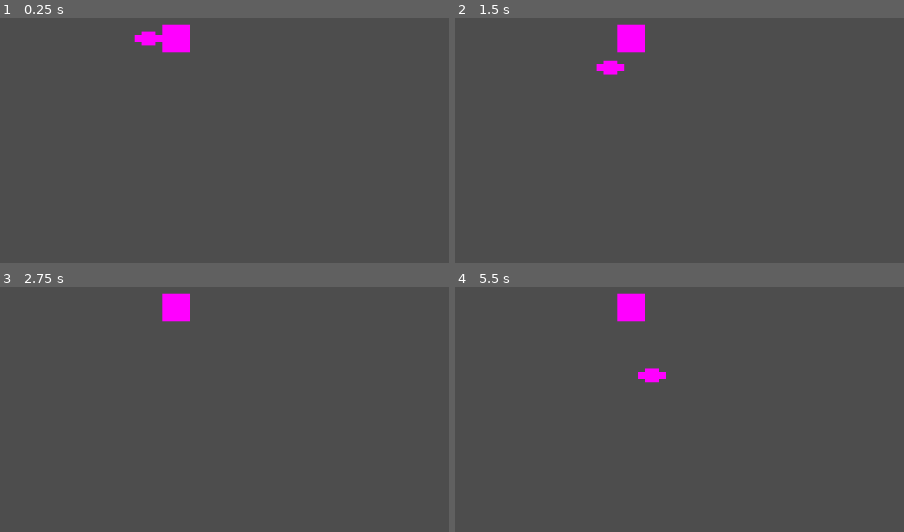
Above: before the commit, frames 1-4 (two rows, left to right).
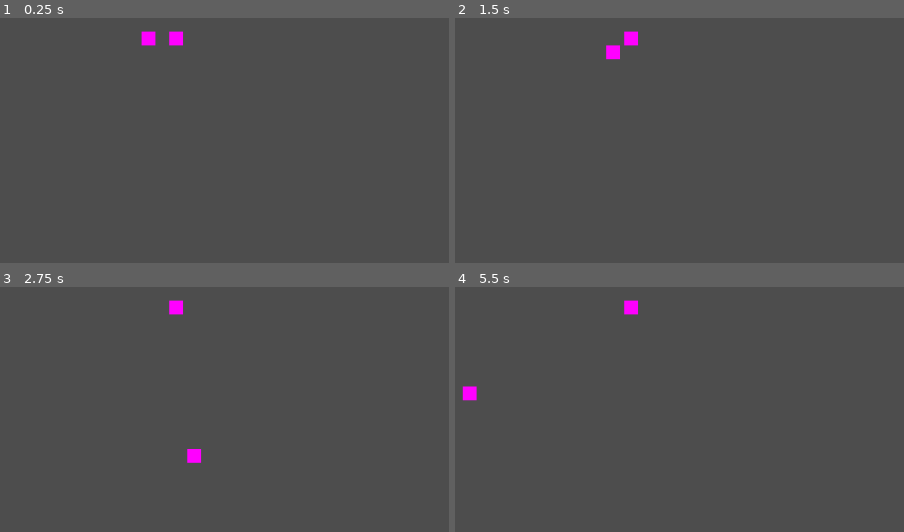
Above: after the commit, the same moments.

Repository: nerdie01/RudysInferno
Game: Godot game, scene res://Prototyping/test_scene.tscn
Two runs of this game, one before a commit and one after it. Both use one fixed random seed, a clock stepped at 60 frames per second and the inputs below.
Inputs (mouse positions are in pixels of both pictures, inside the frame that each line leads up to):
- Up to frame 1 (0.25 s): no input
- Up to frame 2 (1.5 s): tap Enter at 0.5 s; move the mouse to (outside the picture) at 0.52 s; hold D (move_right) 0.53-1.28 s; tap Space (sprint) at 0.6, 1.25 s; click (outside the picture) at 0.8 s; move the mouse to (outside the picture) at 1.27 s; hold S (move_down) from 1.28 s (still down); click (outside the picture) at 1.35 s
- Up to frame 3 (2.75 s): tap Space (sprint) at 1.55 s; move the mouse to (outside the picture) at 2.02 s; release S (move_down) at 2.03 s; hold D (move_right) from 2.03 s (still down); hold Ctrl (sneak) from 2.03 s (still down); click (outside the picture) at 2.3 s
- Up to frame 4 (5.5 s): move the mouse to (562, 397) at 2.77 s; release D (move_right) at 2.78 s; release Ctrl (sneak) at 2.78 s; hold W (move_up) 2.78-3.53 s; tap Space (sprint) at 2.85, 4.35 s; move the mouse to (841, 375) at 3.52 s; hold A (move_left) 3.53-5.03 s; click (841, 375) at 3.6 s; move the mouse to (outside the picture) at 4.27 s; move the mouse to (643, 306) at 5.02 s; hold S (move_down) from 5.03 s (still down); click (643, 306) at 5.1 s

The runs differ from the first frame. In frame 1, 0.7% of the frame differs, in the area x 29-43%, y 2-15%; in frame 2, 1.0%; in frame 3, 0.8%; in frame 4, 1.1%, in the area x 1-47%, y 2-47%.
Error before the commit: Parse Error: Expected an expression after "=". (res://Scripts/Weapons/gun_manager.gd:16)

Commit message:
removed gun scripts, added light & heavy melee attacks

Diff:
--- a/Prototyping/test_scene.tscn
+++ b/Prototyping/test_scene.tscn
@@ -1,34 +1,30 @@
-[gd_scene load_steps=5 format=3 uid="uid://cbui1c7u106he"]
+[gd_scene load_steps=4 format=3 uid="uid://cbui1c7u106he"]
 
 [ext_resource type="PackedScene" uid="uid://bmvu7jasqhpnv" path="res://Scenes/Character/character.tscn" id="1_42rra"]
-[ext_resource type="PackedScene" uid="uid://dohpr3i0uogqq" path="res://Scenes/Guns/gun_template.tscn" id="2_onq7j"]
 
 [sub_resource type="PlaceholderTexture2D" id="PlaceholderTexture2D_lsd0n"]
 
 [sub_resource type="RectangleShape2D" id="RectangleShape2D_7r37o"]
-size = Vector2(40, 40)
 
 [node name="Scene" type="Node2D"]
 
 [node name="Camera2D" type="Camera2D" parent="."]
 
 [node name="Character" parent="." instance=ExtResource("1_42rra")]
-speed = 225
-dash_multiplier = 8.0
-dash_time = 0
-lerp_intensity = 5000
+scale = Vector2(0.998686, 1)
+dash_multiplier = 4.0
+light_attack_boost = 150.0
+heavy_attack_boost = -100.0
 
-[node name="Gun" parent="Character" instance=ExtResource("2_onq7j")]
+[node name="Dummy" type="Node" parent="."]
 
-[node name="Node" type="Node" parent="."]
-
-[node name="Sprite2D" type="Sprite2D" parent="Node"]
+[node name="Sprite2D" type="Sprite2D" parent="Dummy"]
 position = Vector2(40, 0)
-scale = Vector2(40, 40)
+scale = Vector2(20, 20)
 texture = SubResource("PlaceholderTexture2D_lsd0n")
 
-[node name="StaticBody2D" type="StaticBody2D" parent="Node"]
+[node name="StaticBody2D" type="StaticBody2D" parent="Dummy"]
 
-[node name="CollisionShape2D" type="CollisionShape2D" parent="Node/StaticBody2D"]
+[node name="CollisionShape2D" type="CollisionShape2D" parent="Dummy/StaticBody2D"]
 position = Vector2(40, 0)
 shape = SubResource("RectangleShape2D_7r37o")
--- a/Scenes/Character/character.tscn
+++ b/Scenes/Character/character.tscn
@@ -8,6 +8,9 @@
 
 [node name="Character" type="CharacterBody2D"]
 script = ExtResource("1_d2h85")
+light_attack_boost = 4.0
+heavy_attack_boost = -3.0
+light_atk_thres = 150
 
 [node name="AnimationPlayer" type="AnimationPlayer" parent="."]
 
--- a/Scenes/Guns/gun_template.tscn
+++ b/Scenes/Guns/gun_template.tscn
@@ -1,6 +1,7 @@
-[gd_scene load_steps=3 format=3 uid="uid://dohpr3i0uogqq"]
+[gd_scene load_steps=4 format=3 uid="uid://dohpr3i0uogqq"]
 
 [ext_resource type="Script" path="res://Scripts/Weapons/gun_manager.gd" id="1_b1yhs"]
+[ext_resource type="Texture2D" uid="uid://bxgkpnr2d7x46" path="res://Prototyping/gun.webp" id="2_lg2g0"]
 
 [sub_resource type="PlaceholderTexture2D" id="PlaceholderTexture2D_sii1p"]
 
@@ -11,15 +12,16 @@
 gun_back = NodePath("back")
 
 [node name="side" type="Sprite2D" parent="."]
-scale = Vector2(40, 10)
-texture = SubResource("PlaceholderTexture2D_sii1p")
+z_index = 1
+scale = Vector2(0.075, 0.075)
+texture = ExtResource("2_lg2g0")
 
-[node name="back" type="Sprite2D" parent="."]
+[node name="front" type="Sprite2D" parent="."]
 position = Vector2(15, 0)
 scale = Vector2(10, 10)
 texture = SubResource("PlaceholderTexture2D_sii1p")
 
-[node name="front" type="Sprite2D" parent="."]
+[node name="back" type="Sprite2D" parent="."]
 position = Vector2(-15, 0)
 scale = Vector2(10, 10)
 texture = SubResource("PlaceholderTexture2D_sii1p")
--- a/Scripts/Character/character.gd
+++ b/Scripts/Character/character.gd
@@ -1,32 +1,55 @@
 extends CharacterBody2D
 
-@export var speed := 150
+@export var speed := 150.0
 @export var dash_multiplier := 1.75
-@export var dash_time = 5
-@export var lerp_intensity := 1000
-@export var sugar_rush = 5
+@export var dash_time := 1
+@export var light_attack_boost := 1.25
+@export var light_attack_boost_time := 5.0
+@export var heavy_attack_boost := -0.25
+@export var heavy_attack_boost_time := 5.0
+@export var light_atk_thres := 100
+@export var lerp_intensity := 1000.0
+@export var sugar_rush = 5.0
 @export var crouch_speed_reduction = 0.75
 
-var quad_vec : Vector2
+var angle_to_character : float
 
 var face_state = 0
+var t0
 
 func _physics_process(delta):
 	var dir_vec = speed * crouch_speed_reduction * Input.get_vector("move_left", "move_right", "move_up", "move_down") if Input.is_action_pressed("sneak") else speed * Input.get_vector("move_left", "move_right", "move_up", "move_down")
-	if dir_vec:
-		velocity = velocity.move_toward(dir_vec, delta * lerp_intensity)
-		if Input.is_action_just_pressed("sprint") && sugar_rush:
-			velocity = dash_multiplier * velocity
-			velocity = velocity.move_toward(dir_vec, delta * dash_time)
-			sugar_rush = sugar_rush - 1;
-	else:
-		velocity = velocity.move_toward(Vector2(0,0), delta * lerp_intensity)
+	velocity = velocity.move_toward(dir_vec, delta * lerp_intensity)
+	if Input.is_action_just_pressed("sprint") && sugar_rush && dir_vec:
+		velocity = dash_multiplier * velocity
+		velocity = velocity.move_toward(dir_vec, delta * dash_time)
+		sugar_rush = sugar_rush - 1;
 
 	move_and_slide()
 
 	var char_to_mouse_vec = get_local_mouse_position()
-	var angle_to_character = atan2(-char_to_mouse_vec.y, char_to_mouse_vec.x)
-	print(angle_to_character)
+
+	# code to attack
+	# get difference between initial and final mouse press times to determine light or heavy attack
+
+	if Input.is_action_just_pressed("attack"):
+		t0 = Time.get_ticks_msec()
+		print(t0)
+	if Input.is_action_just_released("attack"):
+		print("hi")
+		# if mouse was pressed for long enough, do heavy attack
+		var dt = Time.get_ticks_msec() - t0
+		if dt < light_atk_thres:
+			velocity = light_attack_boost * char_to_mouse_vec.normalized() + velocity
+			velocity = velocity.move_toward(dir_vec, delta * light_attack_boost_time)
+			print("Light attack at t = ", t0, ", delta t = ", dt, ")")
+		else:
+			velocity = heavy_attack_boost * char_to_mouse_vec.normalized() + velocity
+			velocity = velocity.move_toward(dir_vec, delta * heavy_attack_boost_time)
+			print("Heavy attack at t = ", t0, ", delta t = ", dt, ")")
+
+	angle_to_character = atan2(-char_to_mouse_vec.y, char_to_mouse_vec.x)
+
 	if (-PI/8 <= angle_to_character && angle_to_character < PI/8):
 		face_state = 1;
 	if (PI/8 <= angle_to_character && angle_to_character < 5*PI/8):
--- a/Scripts/Weapons/gun_manager.gd
+++ b/Scripts/Weapons/gun_manager.gd
@@ -1,22 +1,20 @@
 extends Node2D
 
-@export var gun_side : Sprite2D
-@export var gun_front : Sprite2D
-@export var gun_back : Sprite2D
+@export var gun : Sprite2D
+@export var gun_side_z_index_offset := 2
+
+var orig_gun_zi : int
+var orig_gun_scale : float
 
 # Called when the node enters the scene tree for the first time.
 func _ready():
-	pass # Replace with function body.
-
+	orig_gun_zi = gun.z_index
+	orig_gun_scale = gun.scale.x
 
 # Called every frame. 'delta' is the elapsed time since the previous frame.
 func _process(delta):
-	match get_parent().face_state:
-		-1:
-			gun_side.visibility_changed =
-		0:
-			print("mrrp meow mrreow")
-		1:
-			print(":3")
-		2:
-			print("mrreow")
+	if get_parent().face_state == 0:
+		gun.z_index = orig_gun_zi
+		gun.scale.x = orig_gun_scale
+	else:
+		gun.z_index = orig_gun_zi
--- a/project.godot
+++ b/project.godot
@@ -51,6 +51,11 @@
 "events": [Object(InputEventKey,"resource_local_to_scene":false,"resource_name":"","device":-1,"window_id":0,"alt_press …(182 unchanged characters)…
 ]
 }
+attack={
+"deadzone": 0.5,
+"events": [Object(InputEventMouseButton,"resource_local_to_scene":false,"resource_name":"","device":-1,"window_id":0,"alt_pressed":false,"shift_pressed":false,"ctrl_pressed":false,"meta_pressed":false,"button_mask":1,"position":Vector2(113, 3),"global_position":Vector2(117, 44),"factor":1.0,"button_index":1,"canceled":false,"pressed":true,"double_click":false,"script":null)
+]
+}
 
 [rendering]
 
Binary file added: Prototyping/gun.png
Binary file added: Prototyping/gun.webp
Not shown, added: Prototyping/gun.webp.import
